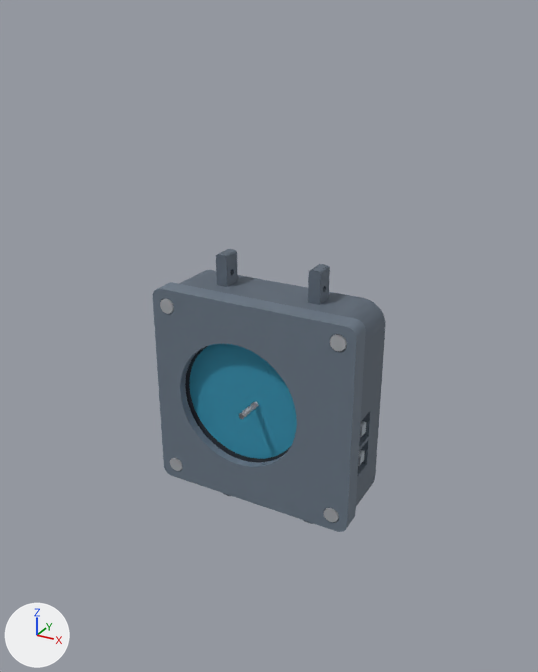
An edit to the glTF model mechanical/complete-assembly.glb, drawn before and after from the same camera.
The view is the same before and after, from a camera (50 mm lens) standing at (81.0, -146.5, 89.3) and looking at (-2.0, 4.5, 13.9). Lighting does not change. The marker at lower left points along +X, +Y and +Z. The first picture is the older version. Vertices at exactly the same position are counted once.

The older version as bpy lines, for what is in view:
```python
ob_bezel = bpy.data.objects.new('bezel', me_bezel)
ob_bezel.location = (0.0, 0.0, 0.0)
ob_button_plunger_10 = bpy.data.objects.new('button-plunger-10', me_button_plunger_10)
ob_button_plunger_10.location = (0.0, 0.0, 0.0)
ob_button_plunger_2 = bpy.data.objects.new('button-plunger-2', me_button_plunger_2)
ob_button_plunger_2.location = (0.0, 0.0, 0.0)
ob_case_base = bpy.data.objects.new('case-base', me_case_base)
ob_case_base.location = (0.0, 0.0, 0.0)
ob_display_active = bpy.data.objects.new('display-active', me_display_active)
ob_display_active.location = (0.0, 0.0, 0.0)
ob_lens = bpy.data.objects.new('lens', me_lens)
ob_lens.location = (0.0, 0.0, 0.0)
ob_strap_30 = bpy.data.objects.new('strap-30', me_strap_30)
ob_strap_30.location = (0.0, 0.0, 0.0)
ob_strap__30 = bpy.data.objects.new('strap--30', me_strap__30)
ob_strap__30.location = (0.0, 0.0, 0.0)
```
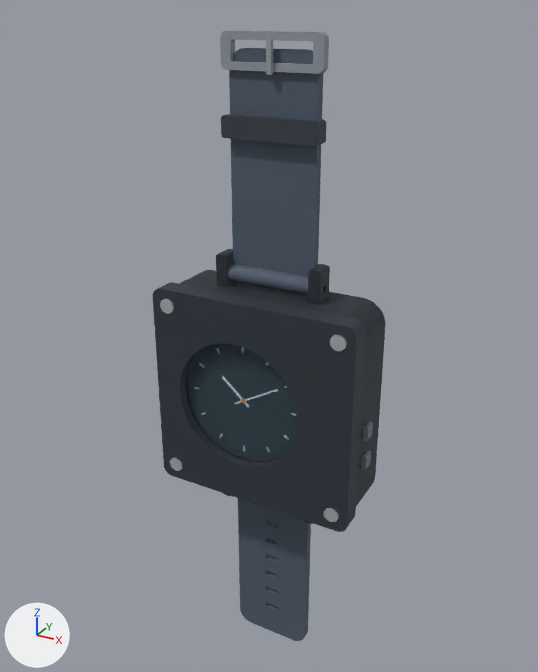
What changed in the scene script:
```text
Change mat_case_base:
    mat_case_base.base_color: (0.11, 0.14, 0.18) -> (0.018, 0.025, 0.035)  # greyish blue #5d6976 -> dark blue #242c35
Change mat_bezel:
    mat_bezel.base_color: (0.14, 0.18, 0.23) -> (0.026, 0.035, 0.048)  # greyish blue #697684 -> dark blue #2d353e
Change mat_lens:
    mat_lens.base_color: (0.4, 0.7, 0.85) -> (0.12, 0.2, 0.25)  # cyan #aadaed -> blue #617c89
    mat_lens.alpha: 0.28 -> 0.12
Change mat_display_active:
    mat_display_active.base_color: (0.03, 0.28, 0.43) -> (0.004, 0.012, 0.025)  # cyan #3090af -> dark blue #0d1d2c
Change mat_button_plunger_2:
    mat_button_plunger_2.base_color: (0.35, 0.4, 0.45) -> (0.16, 0.2, 0.25)  # grey #a0aab3 -> greyish blue #6f7c89
Change mat_button_plunger_10:
    mat_button_plunger_10.base_color: (0.35, 0.4, 0.45) -> (0.16, 0.2, 0.25)  # grey #a0aab3 -> greyish blue #6f7c89
Change me_case_base:
    remove me_case_base.from_pydata(...)  # 2160 vertices, 3599 faces; spans x -27.0..27.0, y -4.3..8.5, z -35.0..35.0
    add me_case_base.from_pydata(...)  # 2136 vertices, 3567 faces; spans x -27.0..27.0, y -4.3..8.5, z -35.0..35.0
    me_case_base part 1
    32 vertices are removed from x 21.8..27.0, y -4.2..1.8, z -13.5..1.5
    54 faces are deleted
    4 vertices in x 24.5..27.0, y -4.2, z -21.0..21.0 move by (0.0, 1.3, 0.0)
    4 vertices in x 24.5..27.0, y 1.8, z -21.0..21.0 move by (0.0, -2.3, 0.0)
    8 vertices move from x 24.5..27.0, y -4.2..1.8, z -5.5..1.5 to x 24.5..27.0, y -2.9..-0.5, z -3.4..-0.6
    8 vertices are added at x 24.5..27.0, y -2.9..-0.5, z -11.4..-8.6
    22 new faces join them
Change me_lens:
    remove me_lens.from_pydata(...)  # 104 vertices, 204 faces; spans x -19.0..19.0, y -1.0..0.0, z -20.0..20.0
    add me_lens.from_pydata(...)  # 104 vertices, 204 faces; spans x -22.5..15.5, y -7.2..-6.2, z -20.0..20.0
    me_lens part 2: the whole mesh is moved by (-3.5, -6.2, 0.0)
Change me_strap__30:
    remove me_strap__30.from_pydata(...)  # 104 vertices, 204 faces; spans x -11.0..11.0, y -2.0..0.0, z -26.0..26.0
    add me_strap__30.from_pydata(...)  # 516 vertices, 826 faces; spans x -11.0..11.0, y -0.2..4.5, z -81.5..-27.8
    me_strap__30 part 3: 104 vertices removed from x -11.0..11.0, y -2.0..0.0, z -26.0..26.0; 516 vertices added at x -11.0..11.0, y -0.2..4.5, z -81.5..-27.8
Change me_strap_30:
    remove me_strap_30.from_pydata(...)  # 104 vertices, 204 faces; spans x -11.0..11.0, y -2.0..0.0, z -26.0..26.0
    add me_strap_30.from_pydata(...)  # 420 vertices, 706 faces; spans x -11.0..11.0, y -0.2..4.5, z 27.8..81.5
    me_strap_30 part 4: 104 vertices removed from x -11.0..11.0, y -2.0..0.0, z -26.0..26.0; 420 vertices added at x -11.0..11.0, y -0.2..4.5, z 27.8..81.5
Change me_button_plunger_2:
    remove me_button_plunger_2.from_pydata(...)  # 104 vertices, 204 faces; spans x 21.45..26.95, y -2.75..-0.25, z -3.5..-0.5
    add me_button_plunger_2.from_pydata(...)  # 284 vertices, 540 faces; spans x 22.68..28.6, y -3.1..-0.3, z -4.0..0.0
    me_button_plunger_2 part 5: 104 vertices removed from x 21.45..26.95, y -2.75..-0.25, z -3.5..-0.5; 284 vertices added at x 22.68..28.6, y -3.1..-0.3, z -4.0..0.0
Change me_button_plunger_10:
    remove me_button_plunger_10.from_pydata(...)  # 104 vertices, 204 faces; spans x 21.45..26.95, y -2.75..-0.25, z -11.5..-8.5
    add me_button_plunger_10.from_pydata(...)  # 284 vertices, 540 faces; spans x 22.68..28.6, y -3.1..-0.3, z -12.0..-8.0
    me_button_plunger_10 part 6: 104 vertices removed from x 21.45..26.95, y -2.75..-0.25, z -11.5..-8.5; 284 vertices added at x 22.68..28.6, y -3.1..-0.3, z -12.0..-8.0
Add ob_strap_keeper:
    ob_strap_keeper = bpy.data.objects.new('strap-keeper', me_strap_keeper)  # 120 vertices, 224 faces; spans x -12.0..12.0, y 0.2..4.6, z 62.5..67.5; in mat_strap_keeper (greyish blue #353c45)
    ob_strap_keeper.location = (0.0, 0.0, 0.0)
Add ob_buckle_tang:
    ob_buckle_tang = bpy.data.objects.new('buckle-tang', me_buckle_tang)  # a box spanning x -0.6..0.6, y 0.5..1.5, z 76.5..83.5; in mat_buckle_tang (grey #959ba2)
    ob_buckle_tang.location = (0.0, 0.0, 0.0)
Add ob_strap_buckle:
    ob_strap_buckle = bpy.data.objects.new('strap-buckle', me_strap_buckle)  # 312 vertices, 512 faces; spans x -12.5..12.5, y 1.5..3.5, z 77.0..85.0; in mat_strap_buckle (grey #9097a0)
    ob_strap_buckle.location = (0.0, 0.0, 0.0)
```

Boxes (x1, y1, x2, y2) around the edits, measured in the pictures (538 x 672 px):
'bezel', recoloured (greyish blue to dark blue)
    both: (153, 282, 366, 532)
'strap-30', reshaped (not visible before)
    after: (227, 48, 323, 296)
'lens', recoloured, surface changed, moved (not visible before)
    after: (185, 344, 297, 463)
'display-active', recoloured
    both: (189, 344, 297, 459)
'strap--30', reshaped (not visible before)
    after: (238, 498, 311, 641)
'case-base', recoloured, reshaped
    both: (179, 249, 385, 524)
'strap-keeper', added
    after: (221, 114, 326, 146)
'strap-buckle', added
    after: (220, 30, 329, 74)
'buckle-tang', added
    after: (266, 39, 273, 75)
'button-plunger-2', recoloured, reshaped
    before: (360, 421, 366, 437)
    after: (362, 421, 373, 442)
'button-plunger-10', recoloured, reshaped
    before: (358, 450, 365, 466)
    after: (360, 450, 371, 470)
part 1 of me_case_base, built on
    both: (356, 327, 385, 502)
